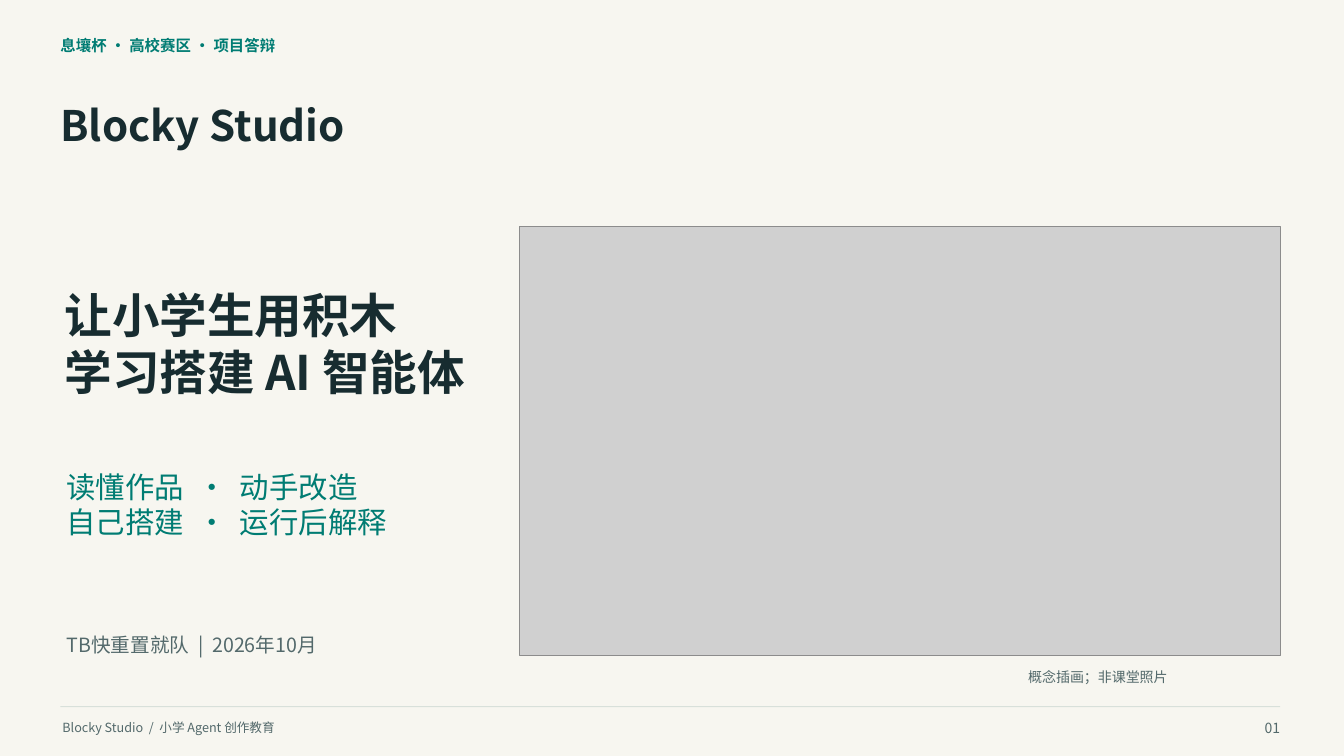
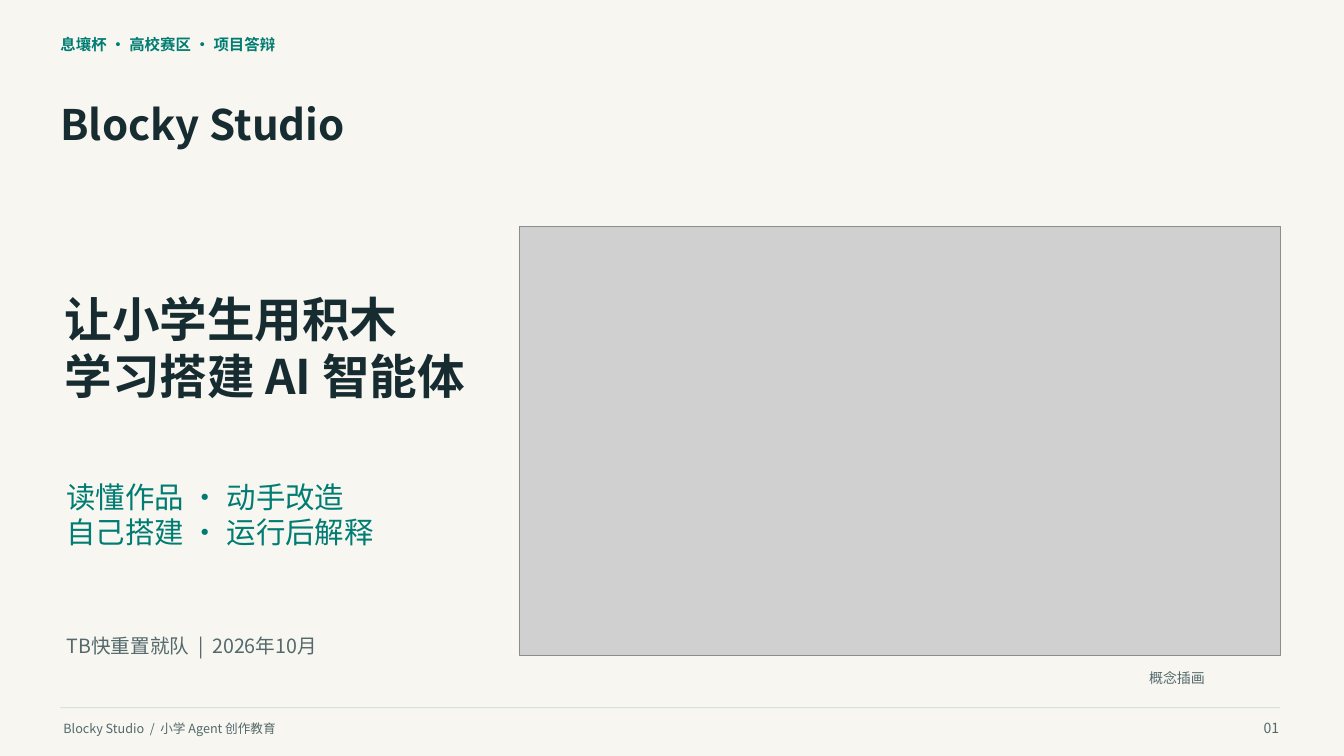
Before and after one commit to q2955161835-debug/Blocky-AI, a slide deck: slide 1 of doc/交付/2026-10-03-答辩与商业计划书/Blocky-Studio-小学Agent创作教育-2026-10-03.pptx. Drawn at 1344x756 pixels with LibreOffice and Linux fonts; fonts in the diff are those of the drawing; grey boxes stand for pictures. Boxes give left, top, right and bottom in pixels: in the first picture for what was removed or moved away, otherwise in the second. Text is boxed around its words. In the diff, an @@ line names an element or a change of style, - is before the commit and + after.

```diff
--- a/doc/交付/2026-10-03-答辩与商业计划书/Blocky-Studio-小学Agent创作教育-2026-10-03.pptx
+++ b/doc/交付/2026-10-03-答辩与商业计划书/Blocky-Studio-小学Agent创作教育-2026-10-03.pptx
@@ text "让小学生用积木" moved from (x1=64, y1=292, x2=465, y2=395) to (x1=64, y1=296, x2=465, y2=399) @@
@@ text "读懂作品 · 动手改造" rewrapped from (x1=66, y1=473, x2=387, y2=536) to (x1=66, y1=483, x2=374, y2=546) @@
@@ text at (x1=1149, y1=671, x2=1205, y2=684): text changed @@
-概念插画；非课堂照片
+概念插画
```
Also in this commit, not shown: 5 other slides changed, 29 slides added, 11 slides removed, 35 other files.
